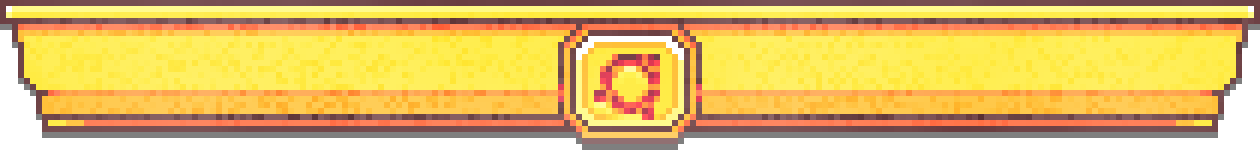
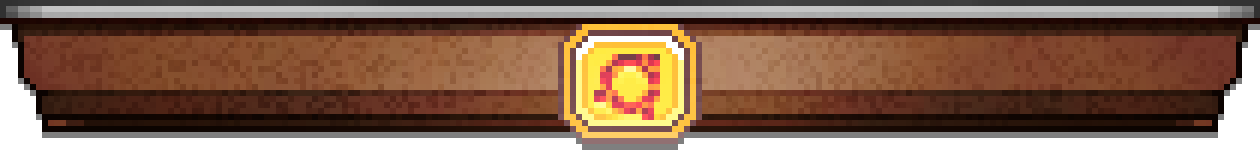
Before/after of a 1260×150 layered artwork. What changed in the layer stack:
"noise": opacity 40% → 20% over [0, 0, 1260, 132]
painted on "badge" over [558, 24, 702, 132]
added layer "shine" (color dodge, 50%) above "base_big" over [12, 24, 1248, 132]
painted on "base_big" over [6, 6, 1254, 18]
